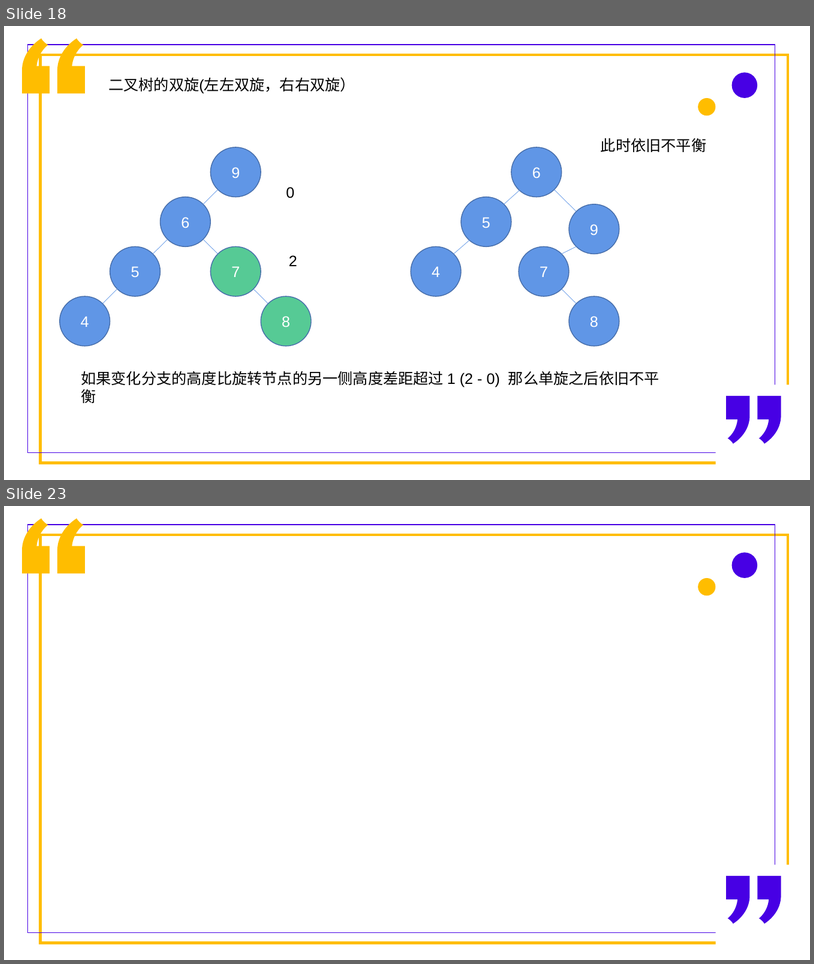
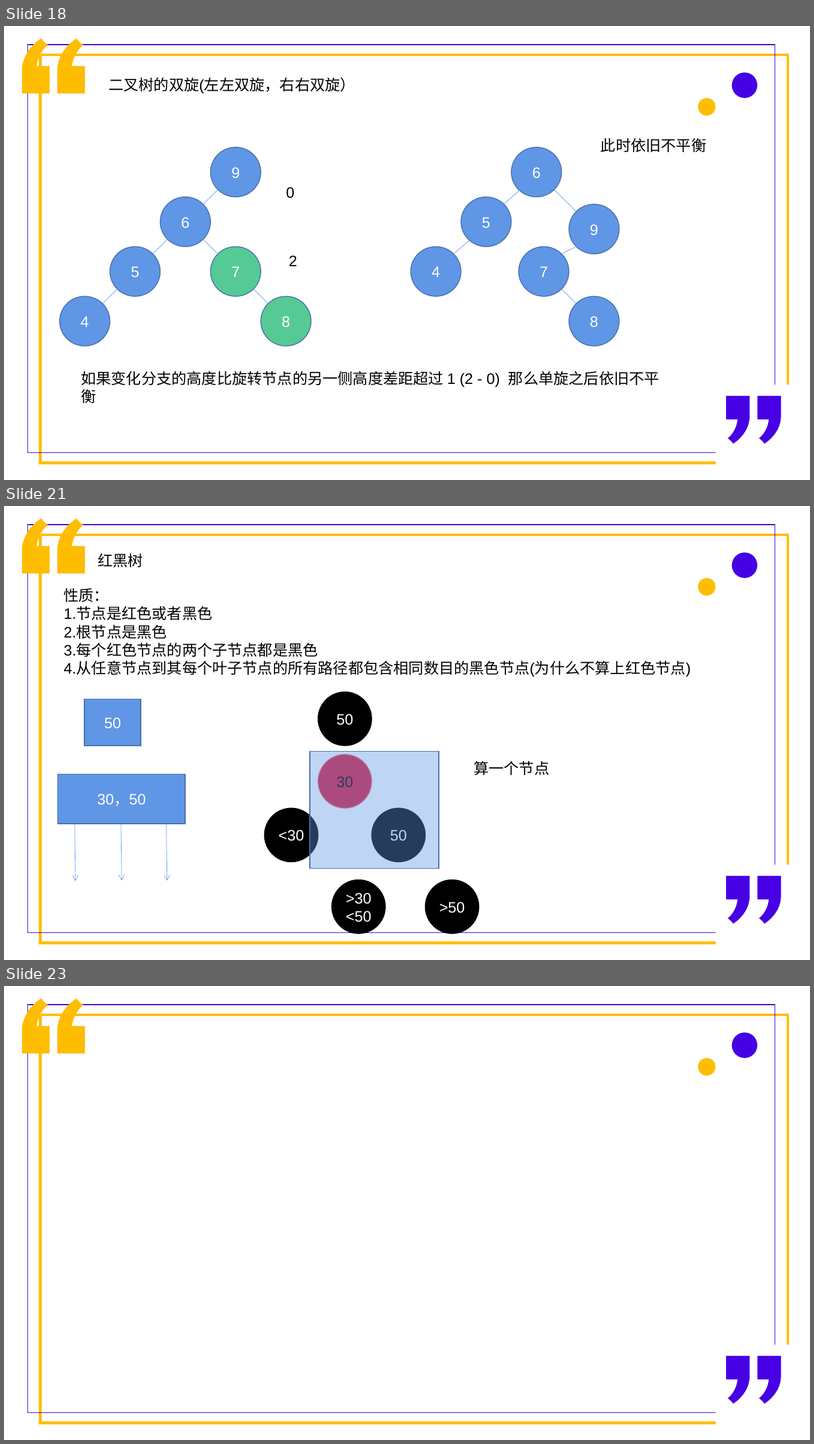
Before and after one commit to PhilRandWu/Algorithm_web, a slide deck: 算法练习思路整理.pptx. Shown one above the other, each under a label of ours: slides 18 and 23 before the commit, slides 18, 21 and 23 after it; the slides between them are not shown. The pictures are 814x964 and 814x1444 pixels, drawn with LibreOffice and Linux fonts; fonts in the diff are those of the drawing. Boxes give left, top, right and bottom in pixels: in the first picture for what was removed or moved away, otherwise in the second. Text is boxed around its words. In the diff, an @@ line names an element or a change of style, - is before the commit and + after.

Commit message:
红黑树

```diff
--- a/算法练习思路整理.pptx
+++ b/算法练习思路整理.pptx
@@ slide 21 added at (4, 506, 810, 960), background #FFFFFF @@
@@ freeform shape added at (23, 519, 50, 573), fill #FFBD00, outline #FFBD00 1 pt @@
@@ freeform shape added at (58, 519, 84, 573), fill #FFBD00, outline #FFBD00 1 pt @@
@@ rectangle added at (27, 525, 776, 933), outline #4700E4 1 pt @@
@@ rectangle added at (40, 535, 789, 943), outline #FFBD00 3.25 pt @@
@@ text added at (98, 553, 143, 567), 18 pt, text #000000 @@
+红黑树
@@ ellipse added at (732, 553, 758, 578), fill #4700E4 @@
@@ text added at (64, 588, 692, 677), 18 pt, text #000000 @@
+性质：
+1.节点是红色或者黑色
+2.根节点是黑色
+3.每个红色节点的两个子节点都是黑色
+4.从任意节点到其每个叶子节点的所有路径都包含相同数目的黑色节点(为什么不算上红色节点)
@@ ellipse added at (698, 578, 716, 595), fill #FFBD00 @@
@@ rectangle added at (84, 699, 141, 745), fill #6096E6, outline #476FAA 1 pt, 18 pt, text #FFFFFF @@
+50
@@ ellipse added at (318, 692, 372, 745), fill #000000, outline #000000 1 pt, 18 pt, text #FFFFFF @@
+50
@@ rectangle added at (310, 751, 439, 868), fill #6096E6 at 40% opacity, outline #476FAA 1 pt @@
@@ ellipse added at (318, 754, 372, 808), fill #DE1A37, outline #EC5F74 1 pt, 18 pt, text #000000 @@
+30
@@ rectangle added at (58, 774, 185, 823), fill #6096E6, outline #476FAA 1 pt, 18 pt, text #FFFFFF @@
+30，50
@@ text added at (474, 760, 549, 775), 18 pt, text #000000 @@
+算一个节点
@@ ellipse added at (265, 808, 318, 862), fill #000000, outline #000000 1 pt, 18 pt, text #FFFFFF @@
+<30
@@ ellipse added at (372, 808, 426, 862), fill #000000, outline #000000 1 pt, 18 pt, text #FFFFFF @@
+50
@@ arrow added from (75, 821) to (75, 881), #6096E6 0.5 pt @@
@@ arrow added from (121, 820) to (122, 880), #6096E6 0.5 pt @@
@@ arrow added from (166, 820) to (167, 880), #6096E6 0.5 pt @@
@@ rectangle added at (716, 865, 797, 952), fill #FFFFFF @@
@@ ellipse added at (332, 880, 386, 934), fill #000000, outline #000000 1 pt, 18 pt, text #FFFFFF @@
+>30
+<50
@@ ellipse added at (426, 880, 479, 934), fill #000000, outline #000000 1 pt, 18 pt, text #FFFFFF @@
+>50
@@ freeform shape added at (727, 876, 750, 924), fill #4700E4 @@
@@ freeform shape added at (758, 876, 782, 924), fill #4700E4 @@
```
Also in this commit, not shown: 1 slide changed, 2 other slides added, 3 slides removed.
